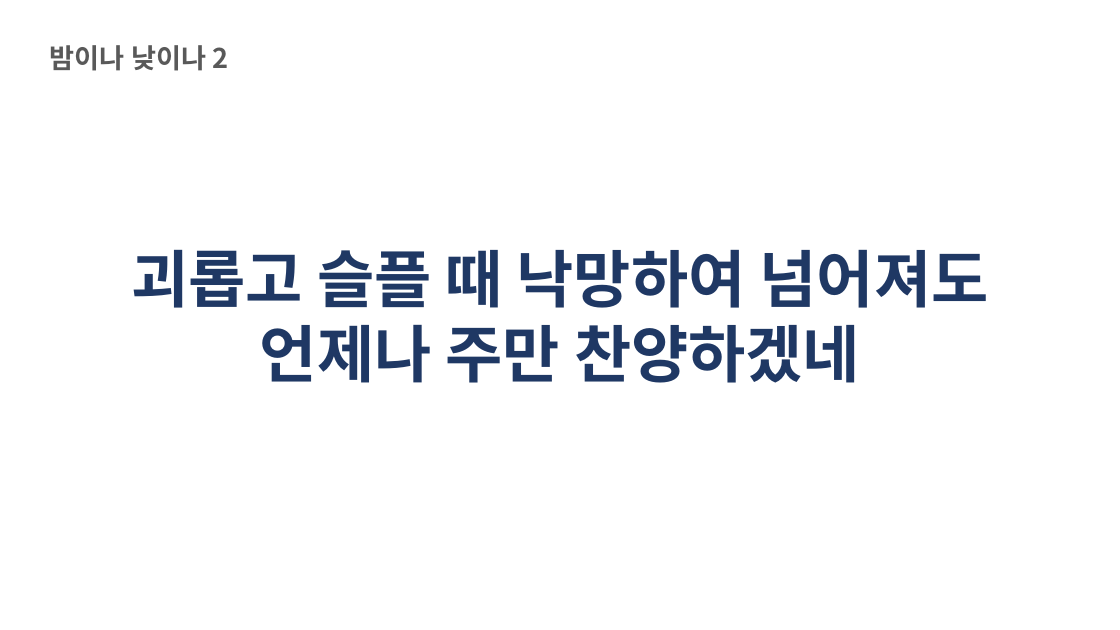
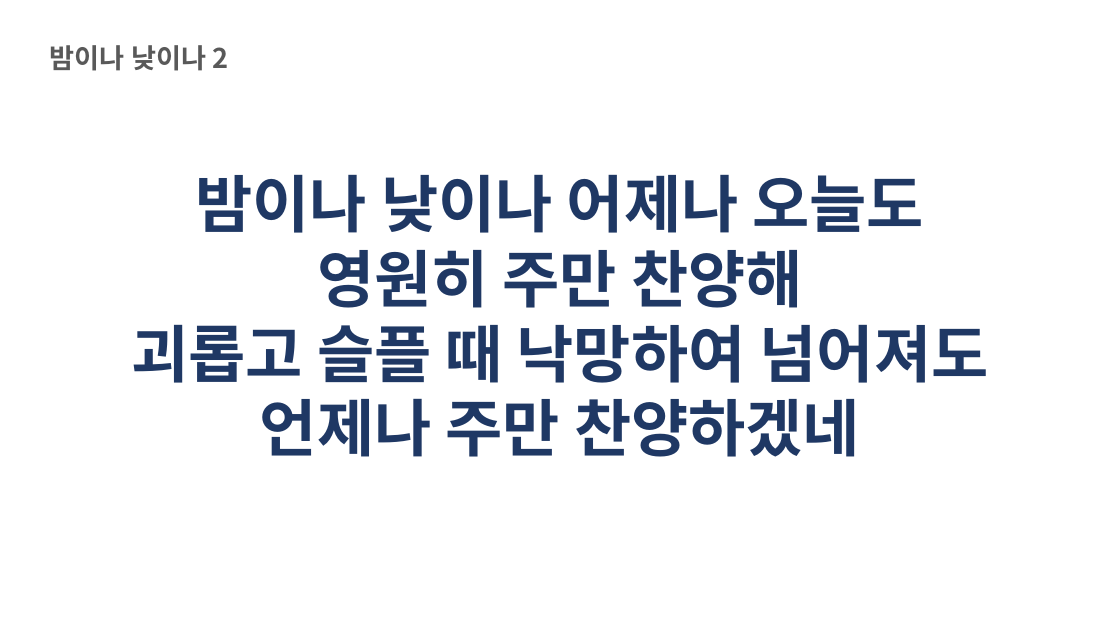
Before and after one commit to chanbinna/pptGeneratorWebsite, a slide deck: slide 4 of uploads/generated_presentation.pptx (slide 8 before the commit). Drawn at 1120x630 pixels with LibreOffice and Linux fonts; fonts in the diff are those of the drawing; background and template pictures are left out. Boxes give left, top, right and bottom in pixels: in the first picture for what was removed or moved away, otherwise in the second. Text is boxed around its words. In the diff, an @@ line names an element or a change of style, - is before the commit and + after.

```diff
--- a/uploads/generated_presentation.pptx
+++ b/uploads/generated_presentation.pptx
@@ text "밤이나 낮이나 어제나 오늘도": place and size @@
-text "밤이나 낮이나 어제나 오늘도" at [131, 249, 989, 383]
+text "밤이나 낮이나 어제나 오늘도" at [131, 174, 989, 457]
@@ text at [196, 174, 925, 308]: paragraphs added @@
+밤이나 낮이나 어제나 오늘도
+영원히 주만 찬양해
```
Also in this commit, not shown: 5 other slides changed, 3 slides removed, 2 other files.
